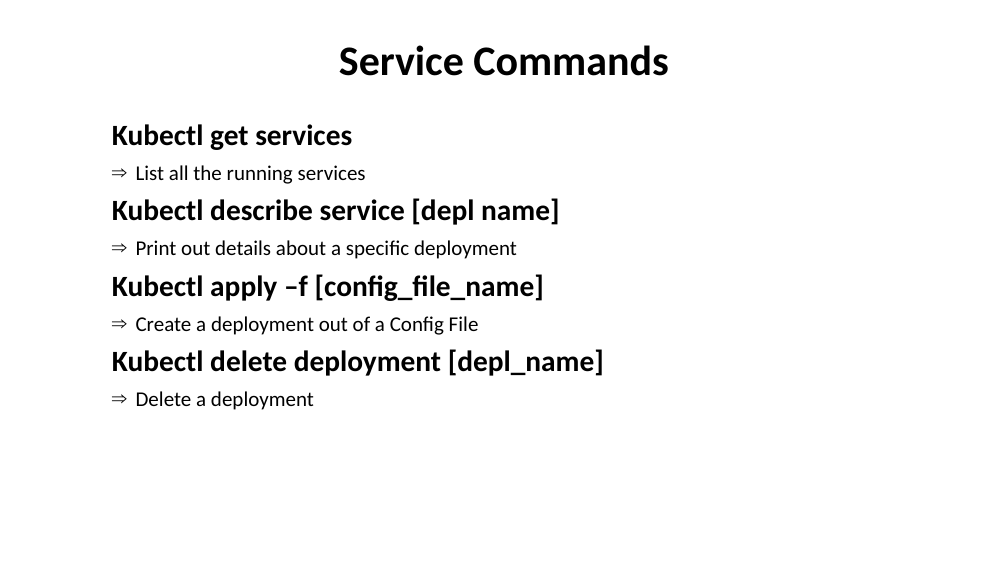
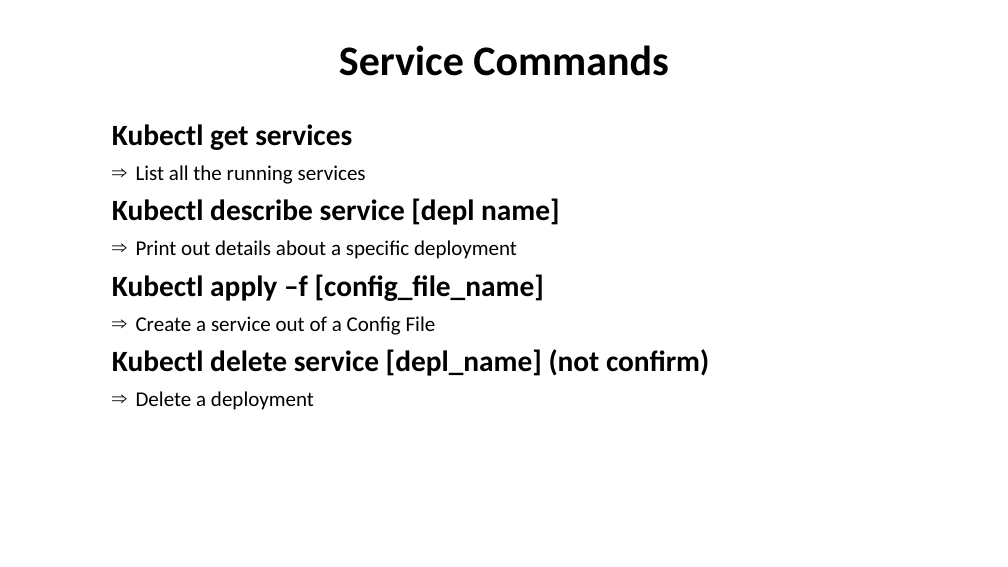
Before and after one commit to AlqamaShuja/Microservices, a slide deck: slide 15 of Kubernetes.pptx. Drawn at 1008x567 pixels with LibreOffice and Linux fonts; fonts in the diff are those of the drawing. Boxes give left, top, right and bottom in pixels: in the first picture for what was removed or moved away, otherwise in the second. Text is boxed around its words. In the diff, an @@ line names an element or a change of style, - is before the commit and + after.

```diff
--- a/Kubernetes.pptx
+++ b/Kubernetes.pptx
@@ text at bbox=[112, 316, 709, 376]: text changed @@
-⇒ Create a deployment out of a Config File
-Kubectl delete deployment [depl_name]
+⇒ Create a service out of a Config File
+Kubectl delete service [depl_name] (not confirm)
```
Also in this commit, not shown: 2 other slides changed, 6 slides added, 18 other files.
